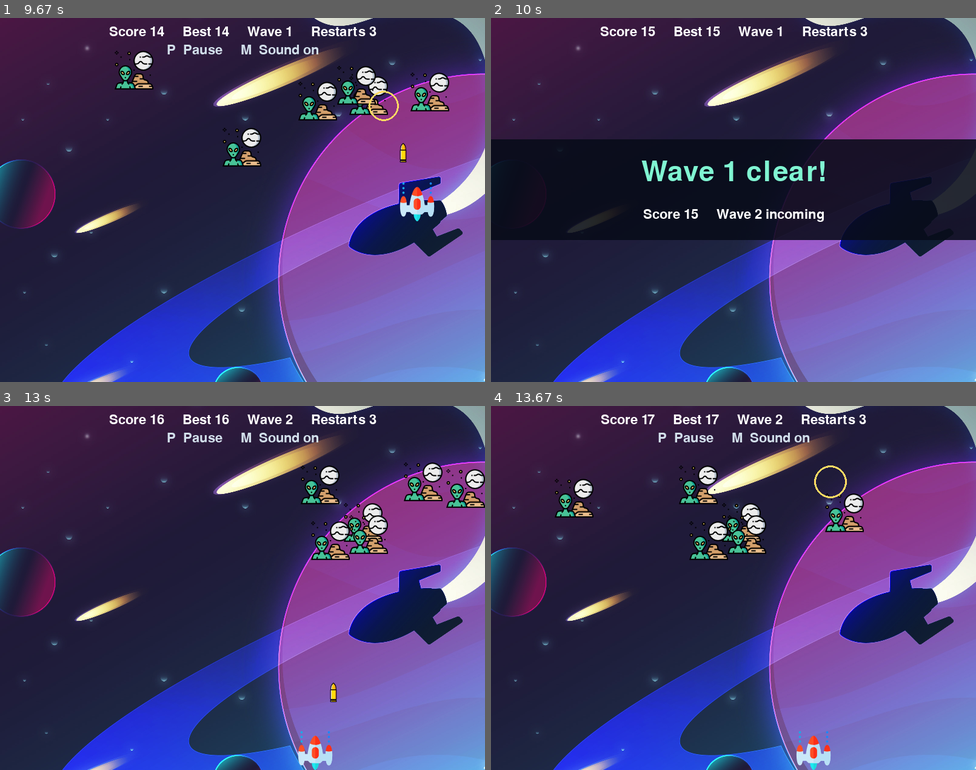
Above: before the commit, frames 1-4 (two rows, left to right).
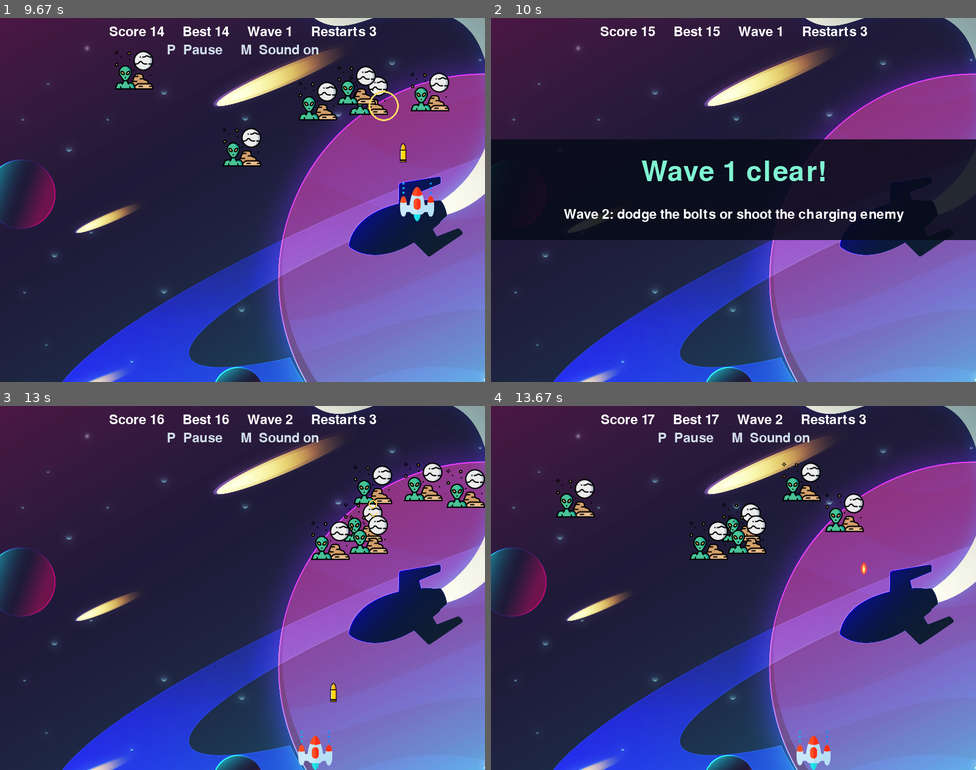
Above: after the commit, the same moments.

Repository: baldez300/Balde-Py-Game-1
Game: pygame game, started from play.py
Two runs of this game, one before a commit and one after it. Both use one fixed random seed, a clock stepped at 60 frames per second and the inputs below.
Inputs:
- Up to frame 1 (9.67 s): tap Enter at 0.33 s; tap Space at 0.67, 1.07, 1.37, 1.57, 1.87, 2.07, 2.37, 2.57, 2.87, 3.23, 3.63, 3.93, 4.13, 4.43, 4.63, 4.97, 5.27, 5.47, 5.77, 6.03, 6.37, 6.67, 6.8, 7.2, 7.5, 7.87, 8.27, 8.57, 8.77, 9.07, 9.27, 9.6 s; hold P 1-1.47 s; hold Up 1-1.47 s; hold P 1.5-1.97 s; hold Up 1.5-1.97 s; hold Up 2-2.47 s; hold Right 2.5-3.13 s; hold Down 3.17-3.53 s; hold Left 3.57-4.03 s; hold Right 4.07-4.53 s; hold Up 4.57-4.87 s; hold Right 4.9-5.37 s; hold Left 5.4-5.93 s; hold Down 5.97-6.27 s; hold Left 6.3-6.7 s; hold Up 6.73-7.1 s; hold Right 7.13-7.77 s; hold Down 7.8-8.17 s; hold Left 8.2-8.67 s; hold Right 8.7-9.17 s; hold Up 9.2-9.5 s; hold Right from 9.53 s (still down)
- Up to frame 2 (10 s): keep holding Right; tap Space at 9.9 s
- Up to frame 3 (13 s): release Right at 10 s; hold Left 10.93-11.33 s; tap Space at 11, 11.3, 11.43, 11.83, 12.13, 12.5, 12.9 s; hold Up 11.37-11.73 s; hold Right 11.77-12.4 s; hold Down 12.43-12.8 s; hold Left from 12.83 s (still down)
- Up to frame 4 (13.67 s): tap Space at 13.2, 13.4 s; release Left at 13.3 s; hold Right from 13.33 s (still down)

Frame 1 is identical in both runs. In frame 2, 1.0% of the frame differs, in the area x 15-86%, y 52-56%; in frame 3, 1.0%; in frame 4, 1.4%, in the area x 13-78%, y 15-47%.

Commit message:
feat: add enemy fire starting in wave 2
Enemies pause and show a warning before firing, giving players time
to dodge or interrupt the shot. Increase firing speed in later waves
and cap enemy bolts at three on screen.

Diff:
--- a/play.py
+++ b/play.py
@@ -14,6 +14,7 @@
 FLIGHT_TOP = 220  # Leave space above the ship for new enemies to spawn.
 STEP = 1 / 120
 WAVE_POINTS = 15
+CHARGE_TIME = 0.65
 ASSETS = Path(__file__).resolve().parent
 
 
@@ -100,6 +101,9 @@
         self.player_x = (WIDTH - SHIP_SIZE) / 2
         self.player_y = PLAYER_Y
         self.bullet = None
+        self.enemy_bolts = []
+        self.charging_enemy = None
+        self.fire_timer = 1.4
         self.flash = None
         self.timer = 0
         self.enemies = [Enemy.spawn() for _ in range(6)]
@@ -117,6 +121,32 @@
         elif self.state == "playing" and key == pygame.K_SPACE and self.bullet is None:
             self.bullet = pygame.Vector2(self.player_x + 16, self.player_y - 20)
             self.on_sound("shot")
+
+    def update_enemy_fire(self, dt, hull):
+        bolt_speed = min(440, 280 + 20 * (self.wave - 2))
+        for bolt in self.enemy_bolts[:]:
+            bolt.y += bolt_speed * dt
+            rect = pygame.Rect(round(bolt.x) - 4, round(bolt.y), 8, 20)
+            if rect.colliderect(hull):
+                self.state = "over"
+                self.on_sound("over")
+                return
+            if rect.top >= HEIGHT:
+                self.enemy_bolts.remove(bolt)
+
+        self.fire_timer -= dt
+        if self.fire_timer > 0:
+            return
+        if self.charging_enemy is not None:
+            enemy = self.charging_enemy
+            self.enemy_bolts.append(pygame.Vector2(enemy.x + SHIP_SIZE / 2, enemy.y + SHIP_SIZE))
+            self.charging_enemy = None
+            self.fire_timer = max(0.65, 1.4 - 0.12 * (self.wave - 2))
+        elif len(self.enemy_bolts) < 3:
+            candidates = [enemy for enemy in self.enemies if enemy.y + SHIP_SIZE < hull.top]
+            if candidates:
+                self.charging_enemy = min(candidates, key=lambda enemy: abs(enemy.x - self.player_x))
+                self.fire_timer = CHARGE_TIME
 
     def update(self, dt, direction, bullet_bounds, vertical=0):
         if self.state == "clear":
@@ -146,7 +176,8 @@
 
         limit = WIDTH - SHIP_SIZE
         for i, enemy in enumerate(self.enemies):
-            enemy.x += enemy.direction * self.speed * dt
+            if enemy is not self.charging_enemy:
+                enemy.x += enemy.direction * self.speed * dt
             if enemy.x < 0 or enemy.x > limit:
                 enemy.x = -enemy.x if enemy.x < 0 else 2 * limit - enemy.x
                 enemy.direction *= -1
@@ -168,9 +199,16 @@
                     self.on_sound("clear")
                     self.state = "clear"
                     self.timer = 1.5
+                    self.enemy_bolts.clear()
+                    self.charging_enemy = None
                     self.enemies.clear()
                     return
+                if enemy is self.charging_enemy:
+                    self.charging_enemy = None
+                    self.fire_timer = 1.4
                 self.enemies[i] = Enemy.spawn()
+        if self.wave >= 2:
+            self.update_enemy_fire(dt, hull)
 
 
 class Display:
@@ -198,6 +236,17 @@
         if game.state in ("playing", "paused"):
             for enemy in game.enemies:
                 self.screen.blit(self.enemy, (round(enemy.x), enemy.y))
+            if game.charging_enemy is not None:
+                enemy = game.charging_enemy
+                x, y = round(enemy.x) + SHIP_SIZE // 2, enemy.y + SHIP_SIZE
+                radius = 4 + round(7 * (1 - game.fire_timer / CHARGE_TIME))
+                pygame.draw.circle(self.screen, (255, 205, 82), (x, y), radius, 2)
+                pygame.draw.lines(self.screen, (255, 205, 82), False,
+                                  [(x - 6, y + 14), (x, y + 20), (x + 6, y + 14)], 2)
+            for bolt in game.enemy_bolts:
+                x, y = round(bolt.x), round(bolt.y)
+                pygame.draw.ellipse(self.screen, (246, 83, 57), (x - 5, y, 10, 20))
+                pygame.draw.ellipse(self.screen, (255, 233, 152), (x - 2, y + 5, 4, 12))
             self.screen.blit(self.ship, (round(game.player_x), round(game.player_y)))
             if game.bullet is not None:
                 self.screen.blit(self.bullet, (round(game.bullet.x), round(game.bullet.y)))
@@ -215,6 +264,8 @@
             elif game.state == "clear":
                 title = f"Wave {game.wave} clear!"
                 hint = f"Score {game.score}     Wave {game.wave + 1} incoming"
+                if game.wave == 1:
+                    hint = "Wave 2: dodge the bolts or shoot the charging enemy"
             else:
                 title = "Game over"
                 action = "R to restart" if game.restarts else "Enter for a new game"
--- a/tests/test_play.py
+++ b/tests/test_play.py
@@ -134,6 +134,70 @@
         audio.play("shot")
         self.assertTrue(pygame.mixer.get_busy())
 
+    def prepare_enemy_fire(self, wave):
+        game = self.game
+        game.wave = wave
+        game.start_wave()
+        game.speed = 0
+        game.enemies = [play.Enemy(game.player_x, 130)]
+        game.fire_timer = 0
+        self.step()
+        return game
+
+    def test_first_wave_never_fires(self):
+        game = self.prepare_enemy_fire(1)
+        for _ in range(600):
+            self.step()
+        self.assertIsNone(game.charging_enemy)
+        self.assertFalse(game.enemy_bolts)
+
+    def test_enemy_warning_dodge_and_pause(self):
+        game = self.prepare_enemy_fire(2)
+        self.assertIs(game.charging_enemy, game.enemies[0])
+        game.speed = 275
+        x = game.charging_enemy.x
+        for _ in range(60):
+            self.step()
+        self.assertEqual(game.charging_enemy.x, x)
+        self.assertFalse(game.enemy_bolts)
+        game.keydown(pygame.K_p)
+        remaining = game.fire_timer
+        self.step()
+        self.assertEqual(game.fire_timer, remaining)
+        game.keydown(pygame.K_p)
+        while game.charging_enemy is not None:
+            self.step()
+        self.assertEqual(len(game.enemy_bolts), 1)
+        for _ in range(180):
+            game.update(play.STEP, 1, self.bounds)
+        self.assertEqual(game.state, "playing")
+        self.assertFalse(game.enemy_bolts)
+
+    def test_enemy_bolt_hit_and_restart(self):
+        game = self.prepare_enemy_fire(2)
+        for _ in range(300):
+            self.step()
+        self.assertEqual(game.state, "over")
+        game.keydown(pygame.K_r)
+        self.assertEqual(game.wave, 1)
+        self.assertFalse(game.enemy_bolts)
+        self.assertIsNone(game.charging_enemy)
+
+    def test_interrupt_charge_and_clear_hazards(self):
+        game = self.prepare_enemy_fire(2)
+        for score in (15, 29):
+            game.score = score
+            enemy = game.charging_enemy
+            game.bullet = pygame.Vector2(enemy.x, enemy.y + 30)
+            self.step()
+            self.assertIsNone(game.charging_enemy)
+            self.assertFalse(game.enemy_bolts)
+            if score == 15:
+                game.fire_timer = 0
+                self.step()
+                game.enemy_bolts.append(pygame.Vector2(5, 400))
+        self.assertEqual(game.state, "clear")
+
     def test_main_loop(self):
         batches = iter([[], [pygame.event.Event(pygame.KEYDOWN, key=pygame.K_RETURN)],
                         [pygame.event.Event(pygame.KEYDOWN, key=pygame.K_SPACE)],
Not shown, changed: README.md
